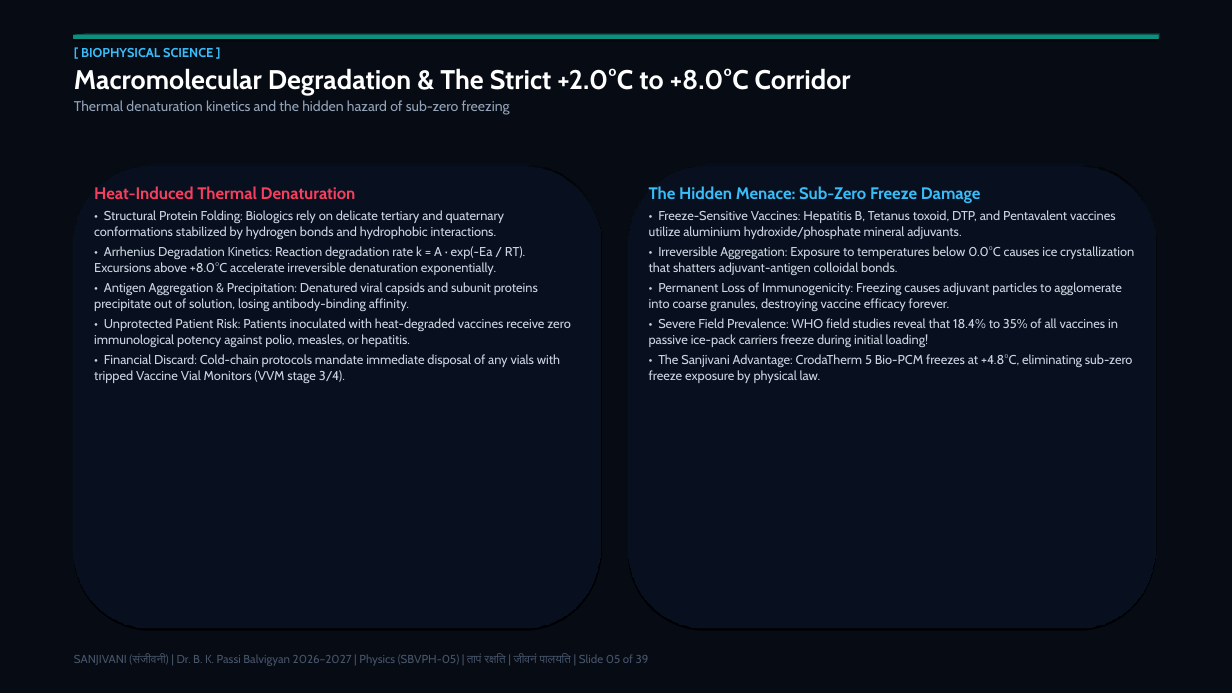
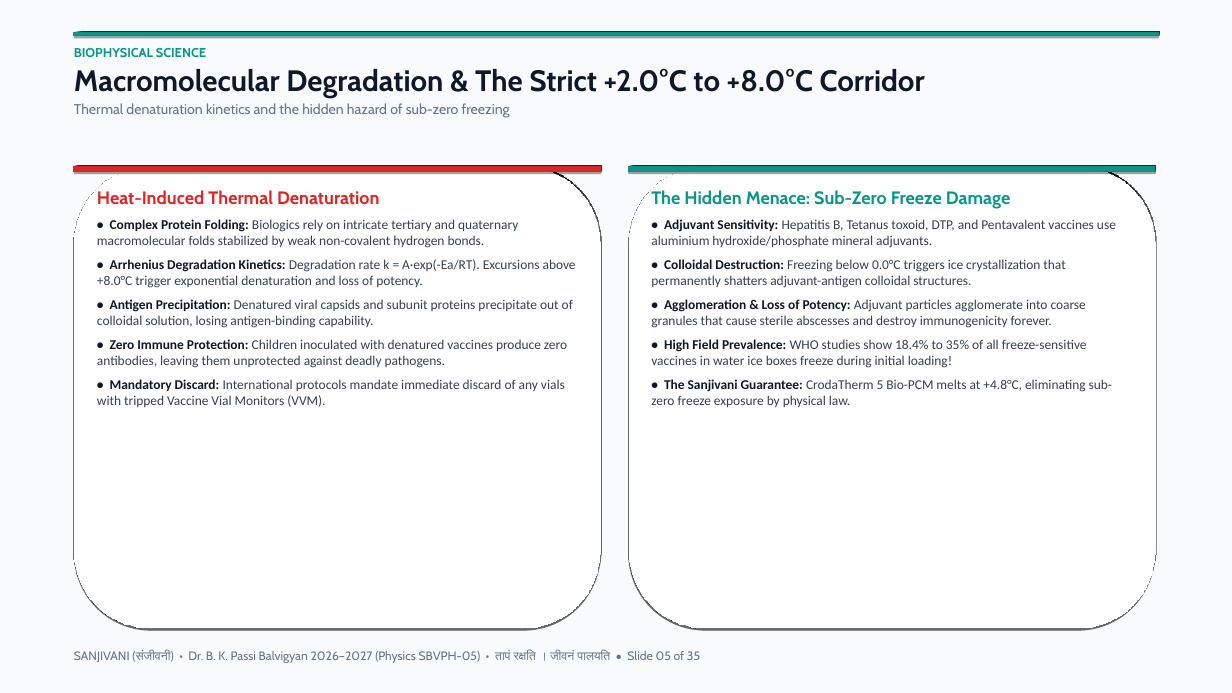
Before and after one commit to vividhedu-hash/Sanjivani, a slide deck: slide 5 of SANJIVANI_Balvigyan_Keynote_Presentation.pptx. Drawn at 1232x693 pixels with LibreOffice and Linux fonts; fonts in the diff are those of the drawing. Boxes give left, top, right and bottom in pixels: in the first picture for what was removed or moved away, otherwise in the second. Text is boxed around its words. In the diff, an @@ line names an element or a change of style, - is before the commit and + after.

Commit message:
Transform presentation to stunning light theme with high readability and large visual diagrams

```diff
--- a/SANJIVANI_Balvigyan_Keynote_Presentation.pptx
+++ b/SANJIVANI_Balvigyan_Keynote_Presentation.pptx
@@ rectangle at (0,0,1232,693): fill #060B14 to #F8FAFC @@
@@ text at (74,48,206,57): text changed; text colour #38BDF8 to #0D9488 @@
-[ BIOPHYSICAL SCIENCE ]
+BIOPHYSICAL SCIENCE
@@ rectangle at (74,32,1158,36): fill #14B8A6 to #0D9488; shadow changed @@
@@ text at (74,68,925,118): size 21 to 23 pt, text colour #FFFFFF to #0F172A in "Macromolecular Degradation & The Strict +2.0°C to ..."; text colour #94A3B8 to #64748B in "Thermal denaturation kinetics and the hidden hazard ..." @@
@@ rounded rectangle at (74,166,601,628): fill #0B1528 to #FFFFFF; outline #1E3A5F 1 pt to #E2E8F0 1.5 pt; shadow changed @@
@@ rectangle added at (74,166,601,172), fill #DC2626 @@
@@ rounded rectangle at (628,166,1155,628): fill #0B1528 to #FFFFFF; outline #1E3A5F 1 pt to #E2E8F0 1.5 pt; shadow changed @@
@@ rectangle added at (628,166,1155,172), fill #0D9488 @@
@@ text at (97,190,379,204): size 13 to 14 pt, text colour #F43F5E to #DC2626 in "Heat-Induced Thermal Denaturation" @@
@@ text at (651,190,1011,209): size 13 to 14 pt, text colour #38BDF8 to #0D9488 in "The Hidden Menace: Sub-Zero Freeze Damage" @@
@@ text at (97,219,576,407): text changed; size 10 to 10.5 pt; font Cabin to Calibri; text colour #CBD5E1 to #334155 @@
-• Structural Protein Folding: Biologics rely on delicate tertiary and quaternary conformations stabilized by hydrogen bonds and hydrophobic interactions.
-• Arrhenius Degradation Kinetics: Reaction degradation rate k = A · exp(-Ea / RT). Excursions above +8.0°C accelerate irreversible denaturation exponentially.
-• Antigen Aggregation & Precipitation: Denatured viral capsids and subunit proteins precipitate out of solution, losing antibody-binding affinity.
-• Unprotected Patient Risk: Patients inoculated with heat-degraded vaccines receive zero immunological potency against polio, measles, or hepatitis.
-• Financial Discard: Cold-chain protocols mandate immediate disposal of any vials with tripped Vaccine Vial Monitors (VVM stage 3/4).
+• Complex Protein Folding: Biologics rely on intricate tertiary and quaternary macromolecular folds stabilized by weak non-covalent hydrogen bonds.
+• Arrhenius Degradation Kinetics: Degradation rate k = A·exp(-Ea/RT). Excursions above +8.0°C trigger exponential denaturation and loss of potency.
+• Antigen Precipitation: Denatured viral capsids and subunit proteins precipitate out of colloidal solution, losing antigen-binding capability.
+• Zero Immune Protection: Children inoculated with denatured vaccines produce zero antibodies, leaving them unprotected against deadly pathogens.
+• Mandatory Discard: International protocols mandate immediate discard of any vials with tripped Vaccine Vial Monitors (VVM).
@@ text at (651,219,1116,407): text changed; size 10 to 10.5 pt; font Cabin to Calibri; text colour #CBD5E1 to #334155 @@
-• Freeze-Sensitive Vaccines: Hepatitis B, Tetanus toxoid, DTP, and Pentavalent vaccines utilize aluminium hydroxide/phosphate mineral adjuvants.
-• Irreversible Aggregation: Exposure to temperatures below 0.0°C causes ice crystallization that shatters adjuvant-antigen colloidal bonds.
-• Permanent Loss of Immunogenicity: Freezing causes adjuvant particles to agglomerate into coarse granules, destroying vaccine efficacy forever.
-• Severe Field Prevalence: WHO field studies reveal that 18.4% to 35% of all vaccines in passive ice-pack carriers freeze during initial loading!
-• The Sanjivani Advantage: CrodaTherm 5 Bio-PCM freezes at +4.8°C, eliminating sub-zero freeze exposure by physical law.
+• Adjuvant Sensitivity: Hepatitis B, Tetanus toxoid, DTP, and Pentavalent vaccines use aluminium hydroxide/phosphate mineral adjuvants.
+• Colloidal Destruction: Freezing below 0.0°C triggers ice crystallization that permanently shatters adjuvant-antigen colloidal structures.
+• Agglomeration & Loss of Potency: Adjuvant particles agglomerate into coarse granules that cause sterile abscesses and destroy immunogenicity forever.
+• High Field Prevalence: WHO studies show 18.4% to 35% of all freeze-sensitive vaccines in water ice boxes freeze during initial loading!
+• The Sanjivani Guarantee: CrodaTherm 5 Bio-PCM melts at +4.8°C, eliminating sub-zero freeze exposure by physical law.
@@ text at (74,650,700,663): text changed; size 9 to 9.5 pt; text colour #475569 to #64748B @@
-SANJIVANI (संजीवनी) | Dr. B. K. Passi Balvigyan 2026–2027 | Physics (SBVPH-05) | तापं रक्षति | जीवनं पालयति | Slide 05 of 39
+SANJIVANI (संजीवनी) • Dr. B. K. Passi Balvigyan 2026–2027 (Physics SBVPH-05) • तापं रक्षति । जीवनं पालयति • Slide 05 of 35
```
Also in this commit, not shown: 33 other slides changed, 1 slide added, 5 slides removed, 3 other files.
